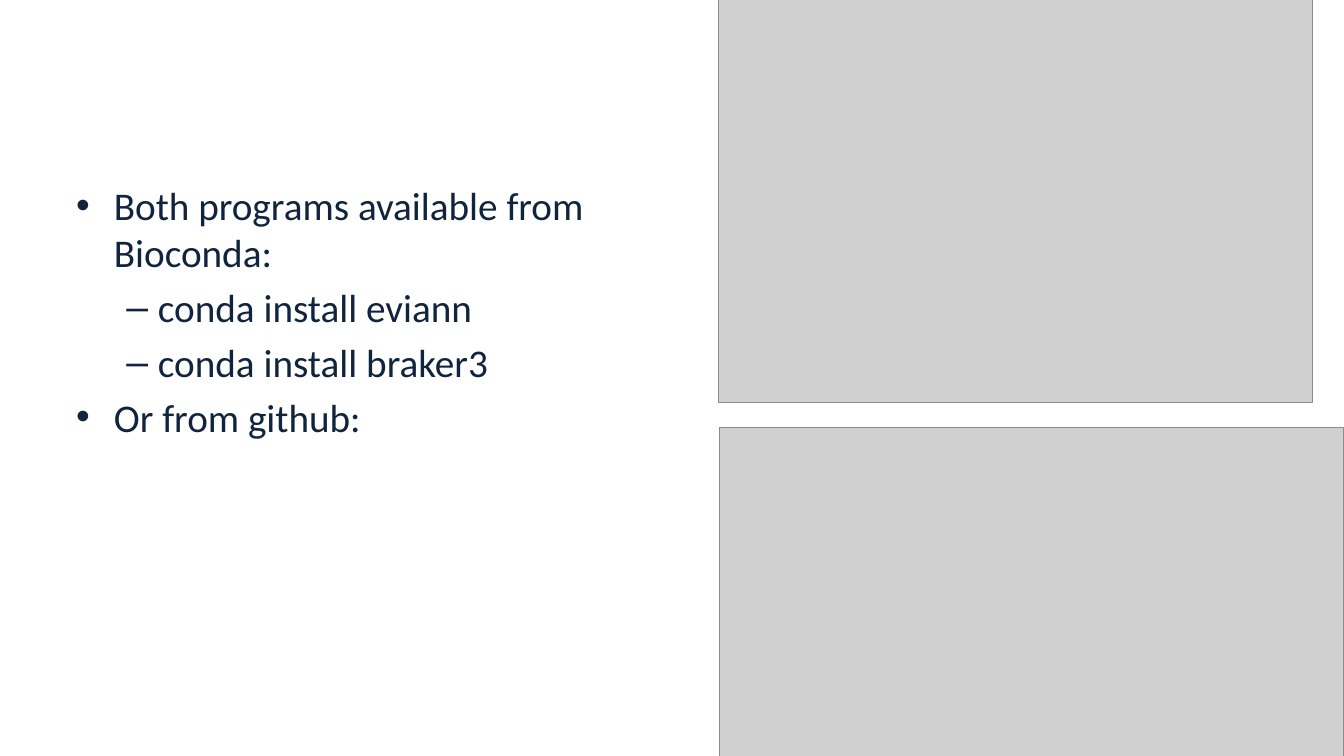
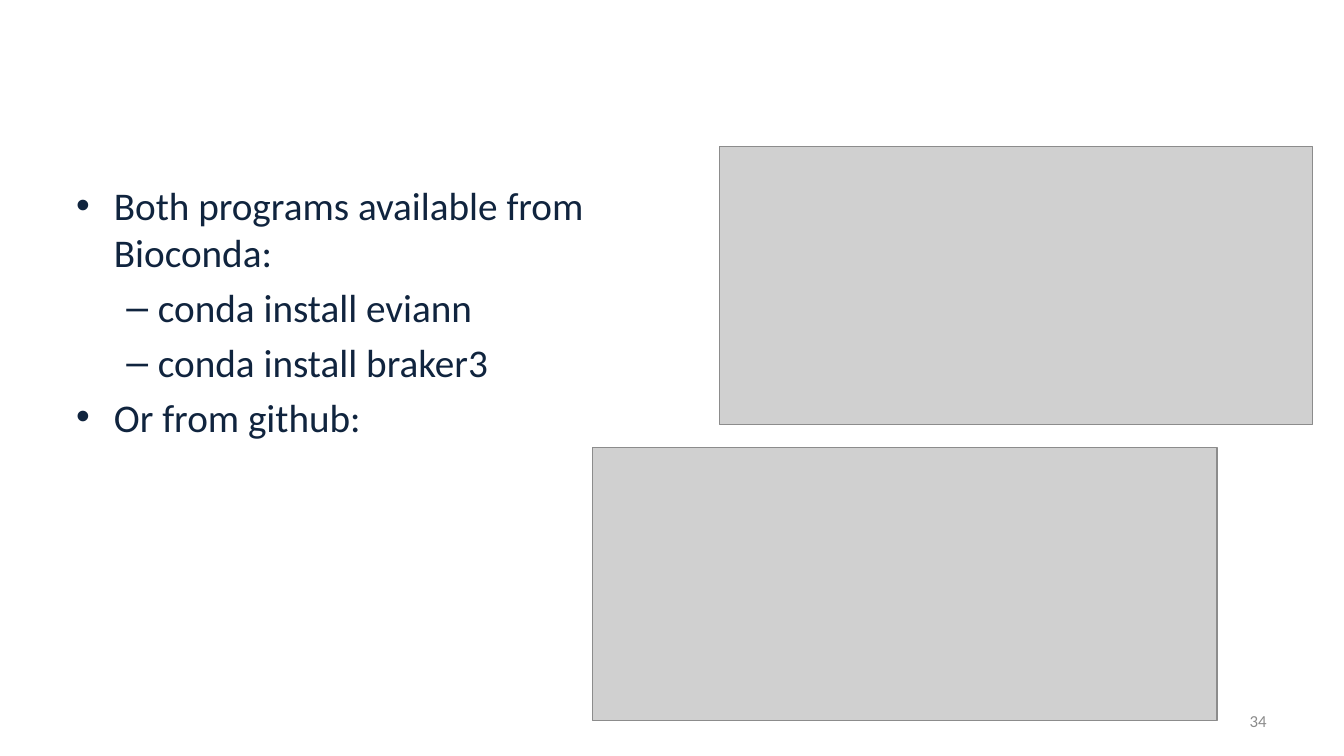
Before and after one commit to alekseyzimin/BME-Algorithms-for-Analysis-of-Genomic-Data, a slide deck: slide 34 of Lectures/Week 13 -- Genome Annotation Variant Calling Pan-genomes.pptx. Drawn at 1344x756 pixels with LibreOffice and Linux fonts; fonts in the diff are those of the drawing; grey boxes stand for pictures; background and template pictures are left out. Boxes give left, top, right and bottom in pixels: in the first picture for what was removed or moved away, otherwise in the second. Text is boxed around its words. In the diff, an @@ line names an element or a change of style, - is before the commit and + after.

```diff
--- a/Lectures/Week 13 -- Genome Annotation Variant Calling Pan-genomes.pptx
+++ b/Lectures/Week 13 -- Genome Annotation Variant Calling Pan-genomes.pptx
@@ picture: place and size @@
-picture at bbox=[719, 0, 1313, 402]
+picture at bbox=[720, 146, 1314, 424]
@@ picture: place and size @@
-picture at bbox=[720, 427, 1344, 756]
+picture at bbox=[593, 448, 1218, 721]
@@ page number added at bbox=[1250, 716, 1267, 727], 12 pt, text #8C8C8C @@
+34
```
Also in this commit, not shown: 7 other slides changed.
